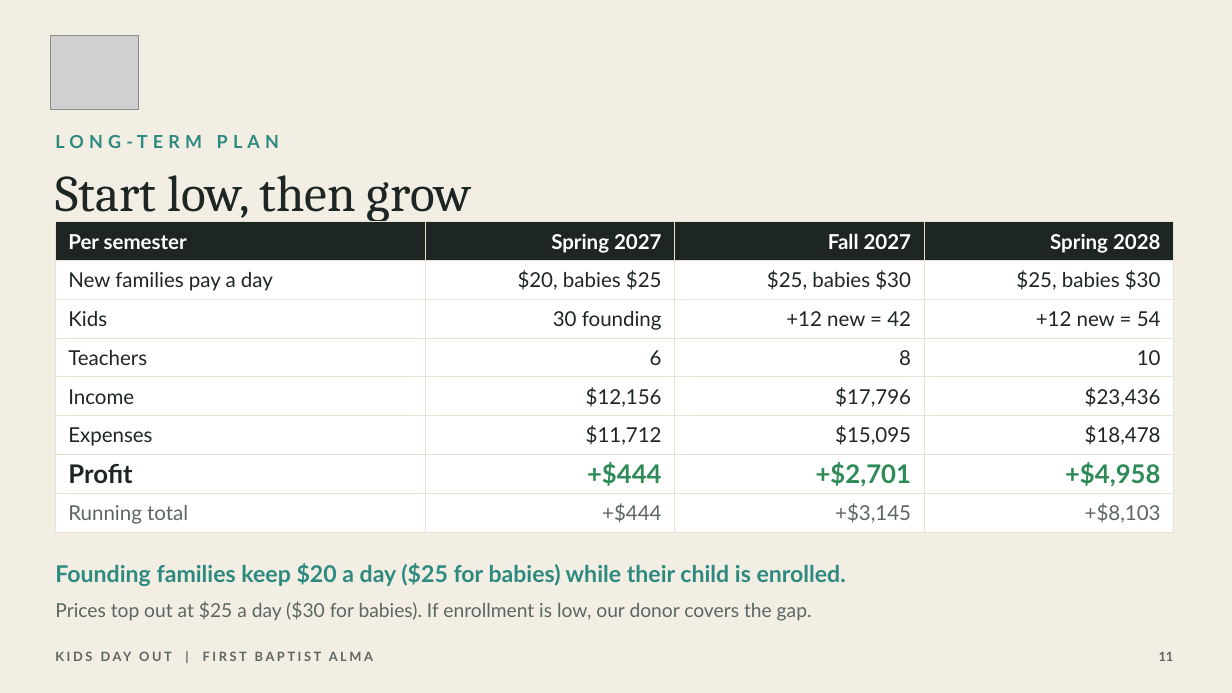
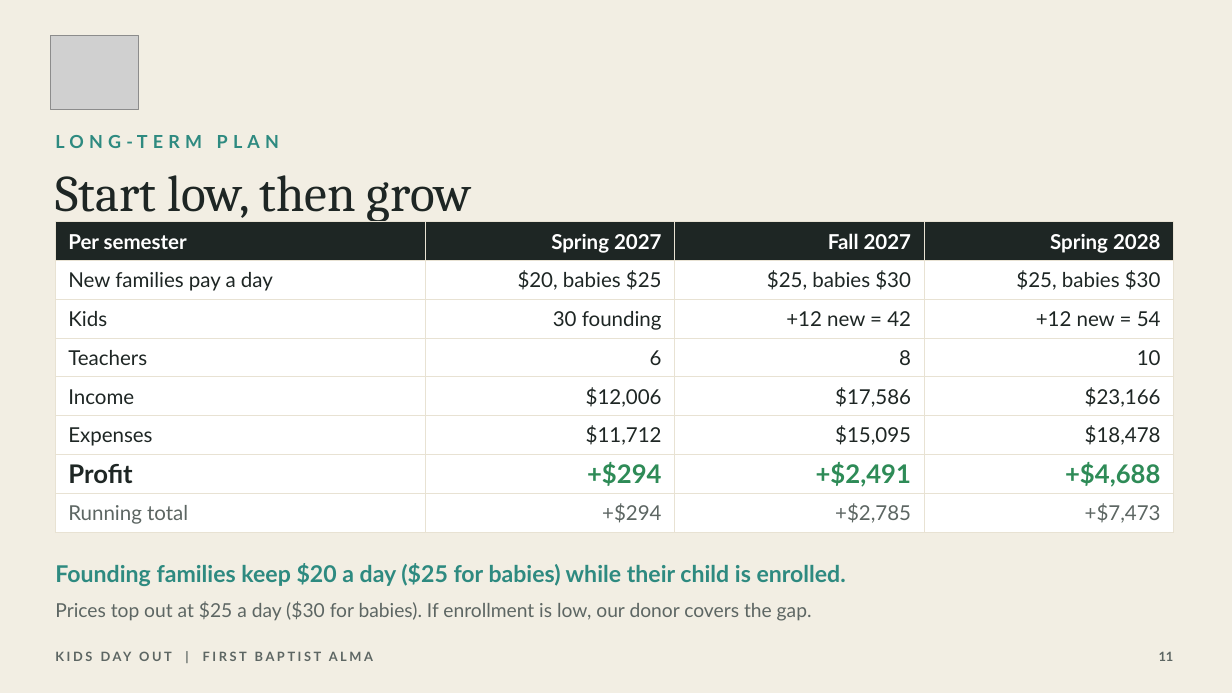
Before and after one commit to cgillum1/firstalma-kdo, a slide deck: slide 11 of docs/KDO-Proposal.pptx. Drawn at 1232x693 pixels with LibreOffice and Linux fonts; fonts in the diff are those of the drawing; grey boxes stand for pictures. Boxes give left, top, right and bottom in pixels: in the first picture for what was removed or moved away, otherwise in the second. Text is boxed around its words. In the diff, an @@ line names an element or a change of style, - is before the commit and + after.

```diff
--- a/docs/KDO-Proposal.pptx
+++ b/docs/KDO-Proposal.pptx
@@ table at <box>55,222,1174,528</box> @@
-row 5: Income | $12,156 | $17,796 | $23,436
+row 5: Income | $12,006 | $17,586 | $23,166
-row 7: Profit | +$444 | +$2,701 | +$4,958
+row 7: Profit | +$294 | +$2,491 | +$4,688
-row 8: Running total | +$444 | +$3,145 | +$8,103
+row 8: Running total | +$294 | +$2,785 | +$7,473
```
Also in this commit, not shown: 3 other slides changed, 18 other files.
